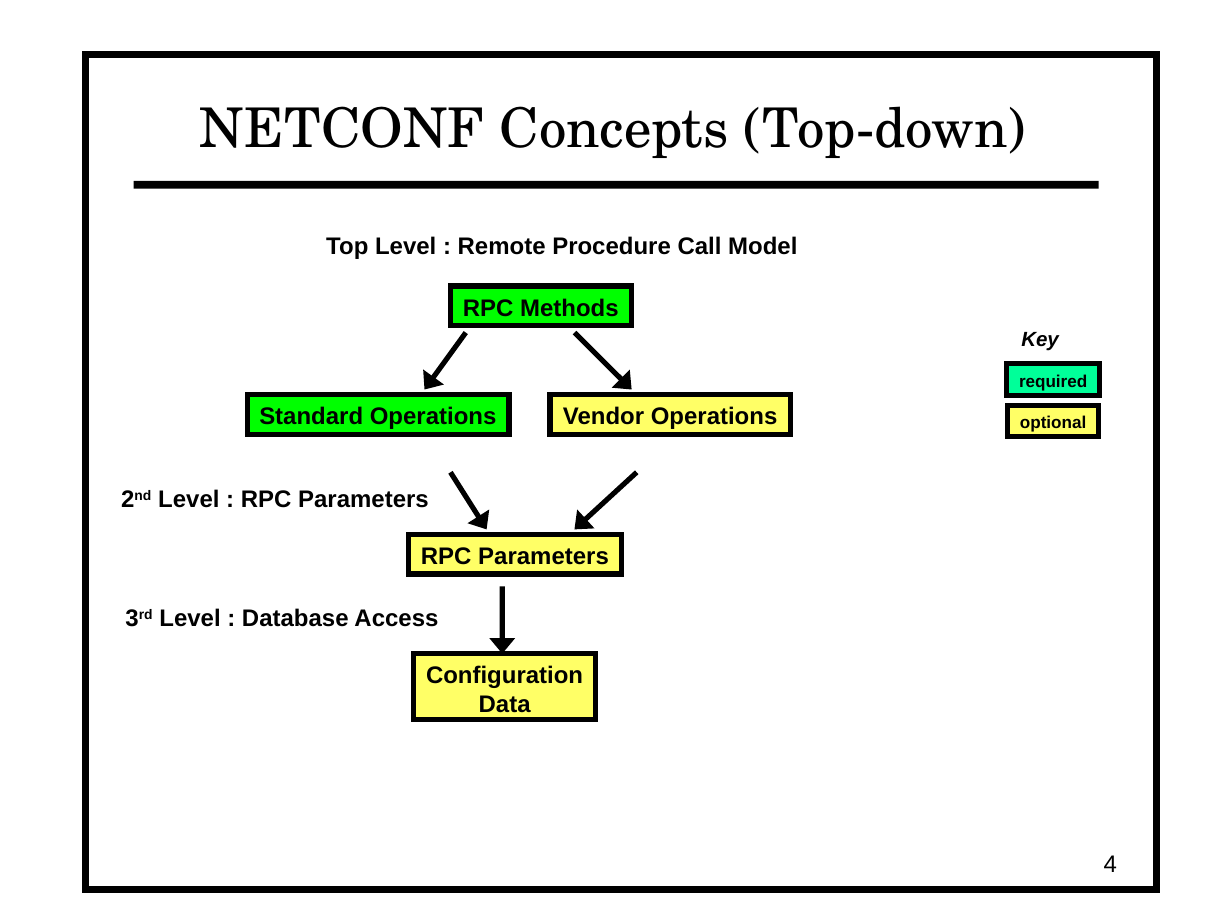
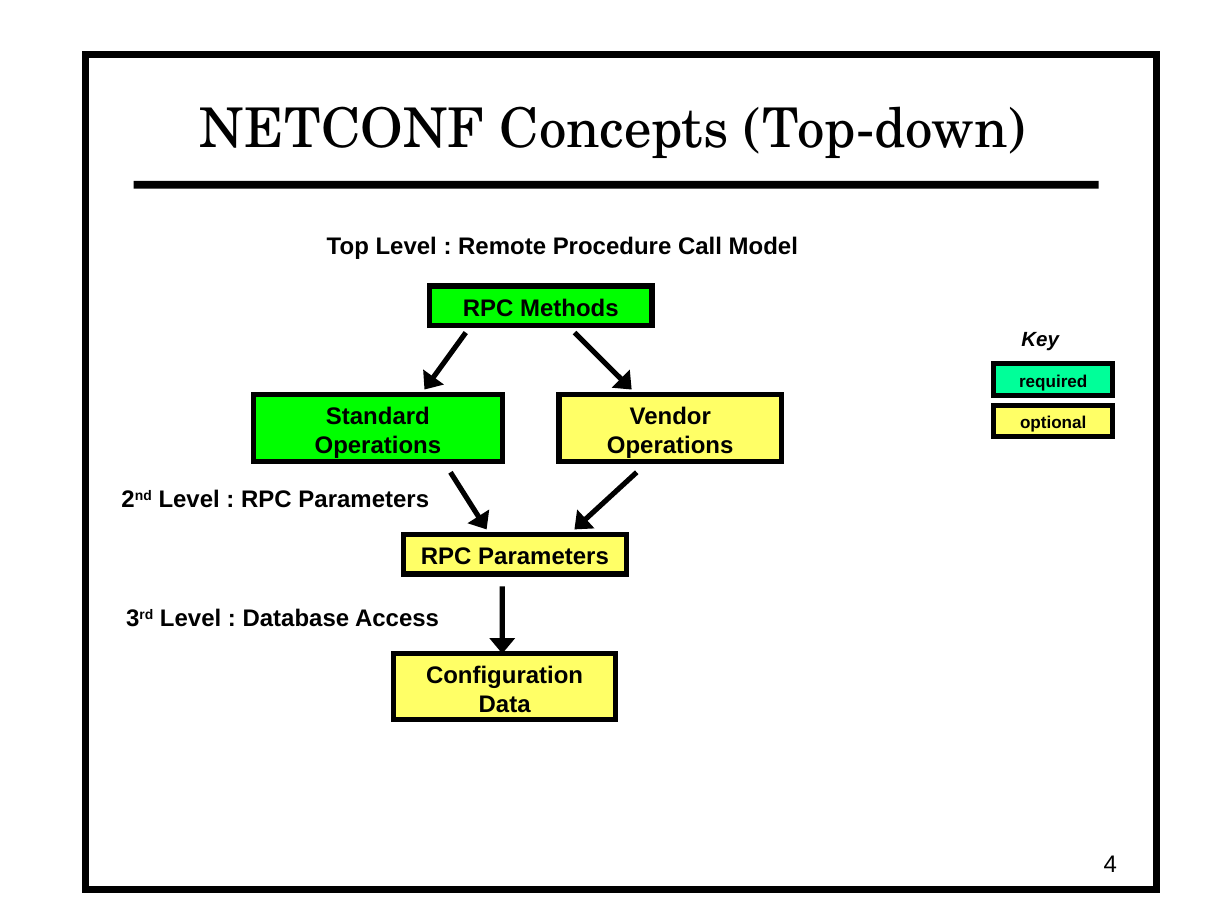
Before and after one commit to vlvassilev/yuma123, a slide deck: slide 4 of netconf/doc/netconfcentral_slides/yang_getting_started2.odp. Drawn at 1232x924 pixels with LibreOffice and Linux fonts; fonts in the diff are those of the drawing. Boxes give left, top, right and bottom in pixels: in the first picture for what was removed or moved away, otherwise in the second. Text is boxed around its words. In the diff, an @@ line names an element or a change of style, - is before the commit and + after.

```diff
--- a/netconf/doc/netconfcentral_slides/yang_getting_started2.odp
+++ b/netconf/doc/netconfcentral_slides/yang_getting_started2.odp
@@ rectangle "RPC Methods": place and size @@
-rectangle "RPC Methods" at <box>451,286,631,325</box>
+rectangle "RPC Methods" at <box>430,286,653,325</box>
@@ rectangle "required": place and size @@
-rectangle "required" at <box>1007,363,1099,395</box>
+rectangle "required" at <box>994,363,1112,395</box>
@@ rectangle "Standard Operations": place and size @@
-rectangle "Standard Operations" at <box>248,394,510,434</box>
+rectangle "Standard Operations" at <box>254,394,503,461</box>
@@ rectangle "Vendor Operations": place and size @@
-rectangle "Vendor Operations" at <box>549,394,790,434</box>
+rectangle "Vendor Operations" at <box>559,394,782,461</box>
@@ rectangle "optional": place and size @@
-rectangle "optional" at <box>1008,405,1099,437</box>
+rectangle "optional" at <box>994,405,1112,437</box>
@@ rectangle "RPC Parameters": place and size @@
-rectangle "RPC Parameters" at <box>409,535,622,574</box>
+rectangle "RPC Parameters" at <box>404,535,627,574</box>
@@ rectangle "Configuration Data": place and size @@
-rectangle "Configuration Data" at <box>414,653,596,719</box>
+rectangle "Configuration Data" at <box>393,653,616,719</box>
```
Also in this commit, not shown: 13 other slides changed, 22 other files.
